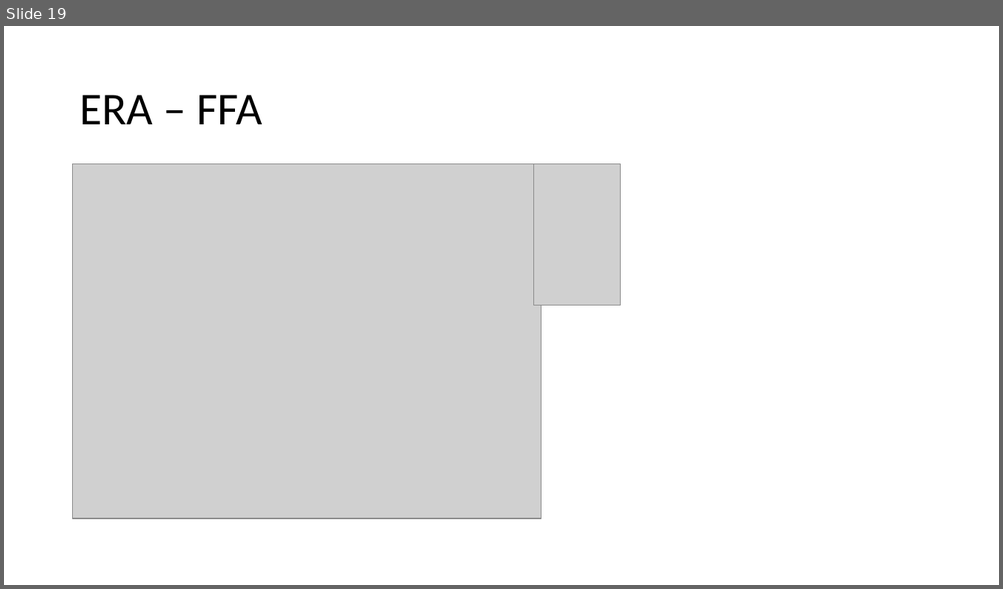
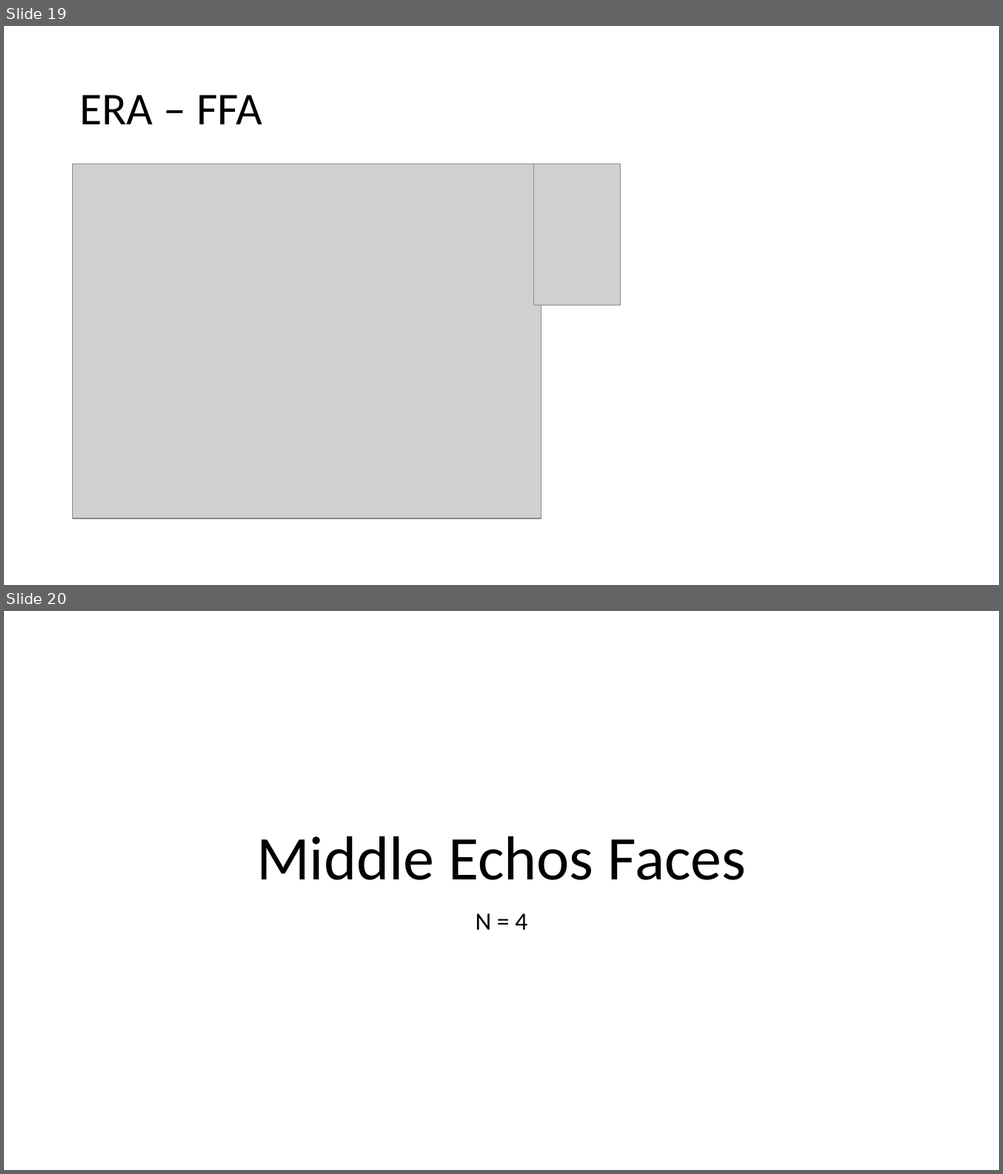
Before and after one commit to edeligia/3D_Faces_ED, a slide deck: 3D Faces Pilot Data.pptx. Shown one above the other, each under a label of ours: slide 19 before the commit, slides 19 and 20 after it. The pictures are 1003x589 and 1003x1174 pixels, drawn with LibreOffice and Linux fonts; fonts in the diff are those of the drawing; grey boxes stand for pictures. Boxes give left, top, right and bottom in pixels: in the first picture for what was removed or moved away, otherwise in the second. Text is boxed around its words. In the diff, an @@ line names an element or a change of style, - is before the commit and + after.

```diff
--- a/3D Faces Pilot Data.pptx
+++ b/3D Faces Pilot Data.pptx
@@ slide 20 added at [4,611,999,1170], background #FFFFFF @@
@@ title added at [256,836,746,880], 60 pt, text #000000 @@
+Middle Echos Faces
@@ subtitle added at [475,914,527,930], 24 pt, text #000000 @@
+N = 4
```
Also in this commit, not shown: 4 other slides added, 8 other files.
